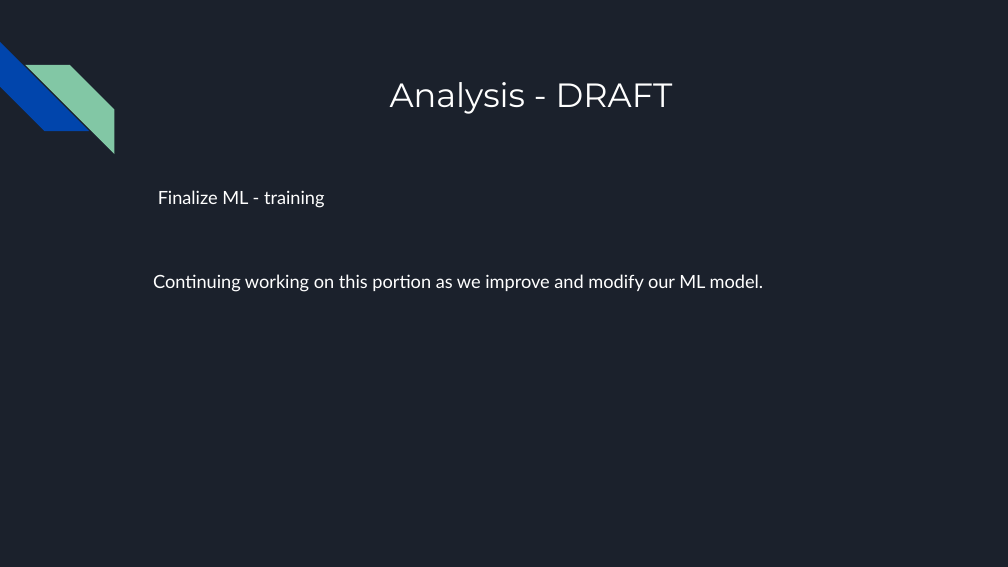
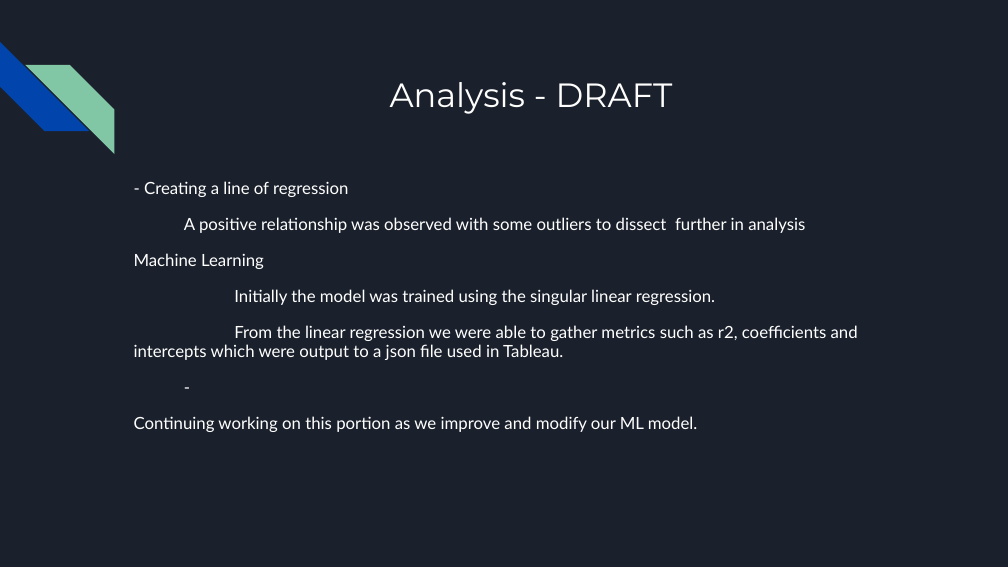
Before and after one commit to VickyCarlson/PCI_Growth, a slide deck: slide 7 of Effect of Educational Attainment on per Capita Growth by State.pptx. Drawn at 1008x567 pixels with LibreOffice and Linux fonts; fonts in the diff are those of the drawing. Boxes give left, top, right and bottom in pixels: in the first picture for what was removed or moved away, otherwise in the second. Text is boxed around its words. In the diff, an @@ line names an element or a change of style, - is before the commit and + after.

```diff
--- a/Effect of Educational Attainment on per Capita Growth by State.pptx
+++ b/Effect of Educational Attainment on per Capita Growth by State.pptx
@@ text "- Creating a line of ...": place and size @@
-text "- Creating a line of ..." at box(153, 190, 764, 292)
+text "- Creating a line of ..." at box(134, 181, 858, 432)
@@ text at box(134, 181, 858, 360): text changed; size 13 to 12 pt @@
-Finalize ML - training
+- Creating a line of regression
+A positive relationship was observed with some outliers to dissect further in analysis
+Machine Learning
+Initially the model was trained using the singular linear regression.
+From the linear regression we were able to gather metrics such as r2, coefficients and intercepts which were output to a json file used in Tableau.
+-
@@ text at box(134, 416, 698, 432): size 13 to 12 pt in "Continuing working on this portion as we ..."; line spacing 1.15 to 0.95 @@
```
Also in this commit, not shown: 2 other slides changed, 1 slide added.
